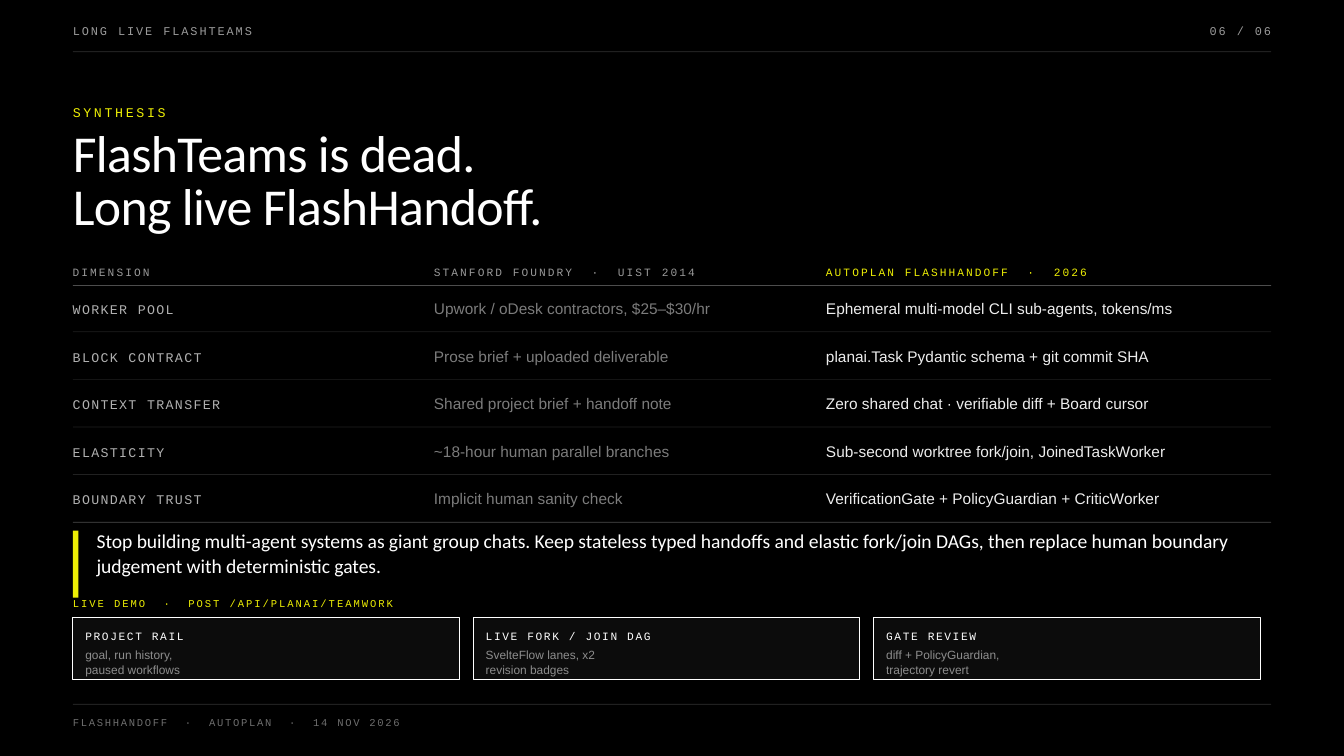
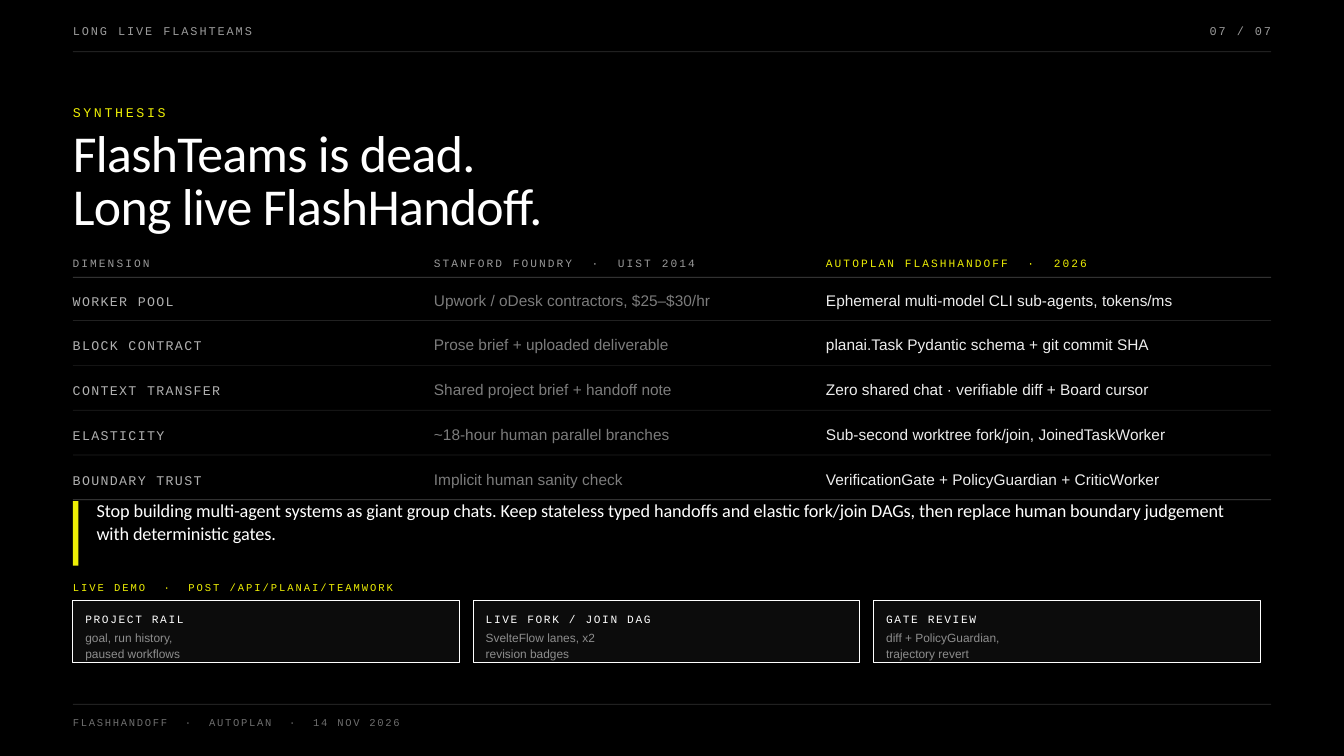
Before and after one commit to maceip/autoplan, a slide deck: slide 7 of preso/_build/FlashHandoff.pptx (slide 6 before the commit). Drawn at 1344x756 pixels with LibreOffice and Linux fonts; fonts in the diff are those of the drawing. Boxes give left, top, right and bottom in pixels: in the first picture for what was removed or moved away, otherwise in the second. Text is boxed around its words. In the diff, an @@ line names an element or a change of style, - is before the commit and + after.

Commit message:
chore(preso): preserve external slides.py and FlashHandoff.pptx updates

```diff
--- a/preso/_build/FlashHandoff.pptx
+++ b/preso/_build/FlashHandoff.pptx
@@ text at [1210, 27, 1271, 35]: text changed @@
-06 / 06
+07 / 07
@@ 9 texts, 2 lines: place and size @@
-9 texts, 2 lines at [73, 268, 1271, 368]
+9 texts, 2 lines at [73, 259, 1271, 357]
@@ 11 texts, 3 rectangles, 2 lines: place and size @@
-11 texts, 3 rectangles, 2 lines at [73, 379, 1271, 679]
+11 texts, 3 rectangles, 2 lines at [73, 365, 1271, 662]
@@ 5 texts, 2 lines: place and size @@
-5 texts, 2 lines at [73, 446, 1271, 522]
+5 texts, 2 lines at [73, 429, 1271, 500]
@@ rectangle: place and size @@
-rectangle at [73, 530, 79, 598]
+rectangle at [73, 501, 79, 566]
@@ text "Stop building multi-agent systems as ...": place and size @@
-text "Stop building multi-agent systems as ..." at [97, 534, 1228, 577]
+text "Stop building multi-agent systems as ..." at [97, 504, 1224, 543]
@@ text "Stop building multi-agent systems as ..." at [97, 504, 1224, 543]: size 14 to 13 pt; line spacing 17.6pt to 16.4pt @@
```
Also in this commit, not shown: 5 other slides changed, 1 slide added, 3 other files.
